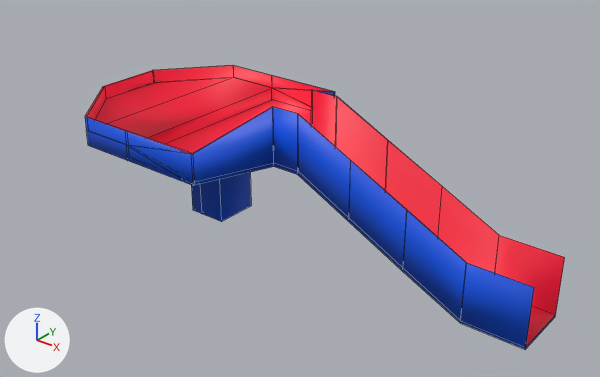
Renders of the FBX model Assets/Level assets/meshes/ramps.fbx from each side of a commit.
Both versions are drawn from a 50 mm lens placed at (0.0497, -0.1217, 0.0334), pointed at (0.0023, -0.0625, -0.0033). Lighting does not change. The marker at lower left points along +X, +Y and +Z. Mesh edges are drawn as thin lines. Where no turn or scale is listed for an object, it has been applied to the vertices.

Before the edit, the objects in view are built like this:
```python
me_ramps = bpy.data.meshes.new('ramps')
me_ramps.from_pydata(...)  # 114 vertices, 118 faces; spans x -0.0216..0.0293, y -0.0108..0.0108, z -0.0083..0.0066
# faces by material slot: [54, 64]
me_ramps.materials.append(mat_ramp)  # red #ff0036
me_ramps.materials.append(mat_ramp_top_and_bottom)  # blue #0054e7
ob_ramps = bpy.data.objects.new('ramps', me_ramps)
ob_ramps.location = (0.0, -0.06356, 0.0)
```
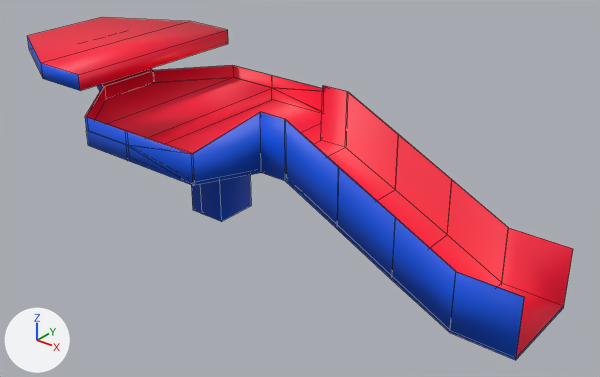
Changed parts and their boxes [x1, y1, x2, y2] in the pictures (600 x 377 px; the box of a moved part takes in the faces that stretch with it):
```json
{"object": "ramps", "change": "reshaped", "before": [85, 65, 565, 349], "after": [27, 17, 573, 360], "on screen": "14% wider, 21% taller"}
{"part": 1, "of": "me_ramps", "change": "moved or reshaped", "before": [195, 90, 565, 349], "after": [195, 86, 573, 360]}
{"part": 2, "of": "me_ramps", "change": "built on", "after": [27, 17, 228, 91], "on screen": "red"}
```

Scene script edits in JSON lines:
```json
{"block": "me_ramps", "where": "# used by ob_ramps; location = (0.0, -0.06356, 0.0)"}
{"op": "remove", "block": "me_ramps", "code": "me_ramps.from_pydata(...)  # 114 vertices, 118 faces; spans x -0.0216..0.0293, y -0.0108..0.0108, z -0.0083..0.0066"}
{"op": "add", "block": "me_ramps", "code": "me_ramps.from_pydata(...)  # 130 vertices, 132 faces; spans x -0.032..0.0293, y -0.0108..0.0108, z -0.0083..0.0079"}
{"block": "me_ramps", "change": "me_ramps part 1"}
{"block": "me_ramps", "change": "20 vertices in x 0.0023..0.0293, y -0.003..-0.0029, z -0.0083..0.0066 move by (0.0, -0.0018, 0.0)"}
{"block": "me_ramps", "change": "20 vertices in x 0.0023..0.0293, y 0.0029..0.003, z -0.0083..0.0066 move by (0.0, 0.0018, 0.0)"}
{"block": "me_ramps", "change": "4 vertices in x 0.0023..0.0173, y -0.003..-0.0028, z -0.0051..0.0008 move by (0.0, -0.0017, 0.0)"}
{"block": "me_ramps", "change": "4 vertices in x 0.0023..0.0173, y 0.0028..0.003, z -0.0051..0.0008 move by (0.0, 0.0017, 0.0)"}
{"block": "me_ramps", "change": "me_ramps part 2"}
{"block": "me_ramps", "change": "1 face is deleted"}
{"block": "me_ramps", "change": "10 vertices are added at x -0.032..-0.0161, y -0.0107..0.0107, z 0.0062..0.0078"}
{"block": "me_ramps", "change": "6 new vertices lie (0.0, 0.0, 0.0017) away from vertices in x -0.032..-0.0161, y -0.0107..0.0107, z 0.0062"}
{"block": "me_ramps", "change": "9 new faces join them, mat_ramp_top_and_bottom (blue #0054e7)"}
{"block": "me_ramps", "change": "6 new faces join them, mat_ramp (red #ff0036)"}
```
